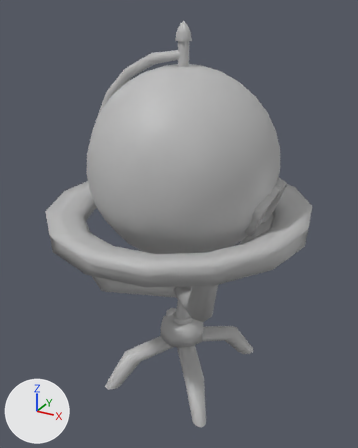
The FBX model GruppK_PROJ/Assets/3D Models/Globe_Closed.fbx, before and after one commit.
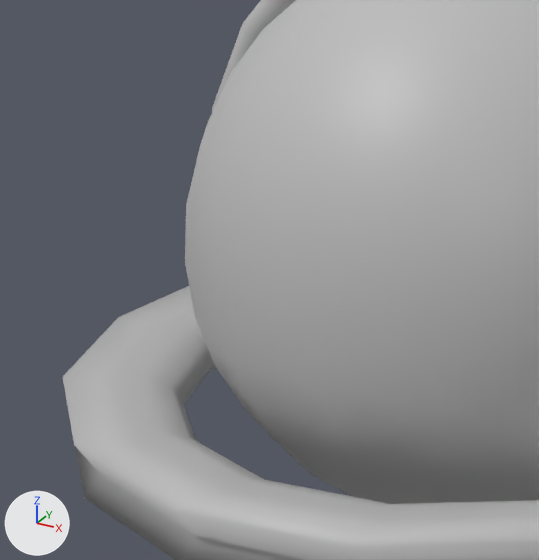
The first picture shows the older version from a 50 mm lens placed at (0.133, -0.247, 0.232), pointed at (-0.002, -0.002, 0.11). The close-ups show both versions on the part from 7% to 57% of the width and 19% to 61% of the height of that picture; other places that the commit changed are outside them. Lighting does not change. The marker at lower left points along +X, +Y and +Z. Where no turn or scale is listed for an object, it has been applied to the vertices.

Script lines for the objects in view, before the commit:
```python
me_mesh = bpy.data.meshes.new('Mesh')
me_mesh.from_pydata(...)  # 220 vertices, 200 faces; spans x -0.0644..0.0, y -0.0031..0.0031, z -0.0644..0.0637
me_mesh.materials.append(mat_lambert1)  # grey #bcbcbc
me_mesh_003 = bpy.data.meshes.new('Mesh.003')
me_mesh_003.from_pydata(...)  # 250 vertices, 248 faces; spans x -0.0561..0.0561, y -0.0561..0.0561, z -0.055..0.055
me_mesh_003.materials.append(mat_lambert1)  # grey #bcbcbc
me_mesh_004 = bpy.data.meshes.new('Mesh.004')
me_mesh_004.from_pydata(...)  # 150 vertices, 150 faces; spans x -0.076..0.078, y -0.083..0.083, z -0.006..0.007
me_mesh_004.materials.append(mat_lambert1)  # grey #bcbcbc
ob_globe = bpy.data.objects.new('Globe', me_mesh_003)
ob_globe.location = (0.0, 0.0001, 0.1476)
ob_half_circle = bpy.data.objects.new('half_circle', me_mesh)
ob_half_circle.location = (0.0, 0.0, 0.1475)
ob_ring = bpy.data.objects.new('ring', me_mesh_004)
ob_ring.location = (-0.0015, 0.0, 0.1158)
```
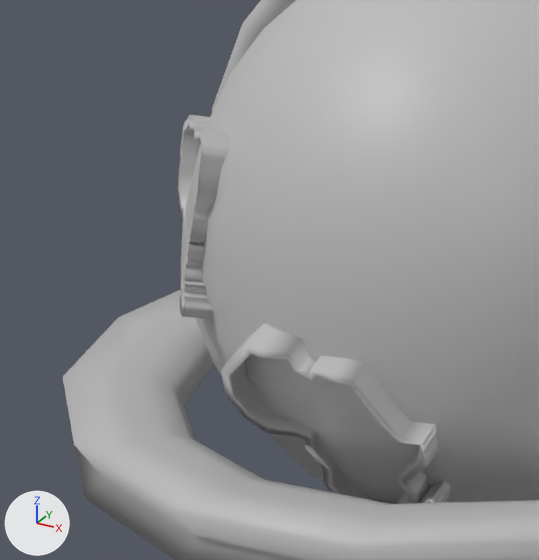
Where the newer file only moved an object's origin or applied its transform, the numbers keep the older frame.

The change, as JSON lines over the scene's bpy script:
```json
{"op": "add", "block": "mat_south_america_border_initialshadinggroup1", "code": ["mat_south_america_border_initialshadinggroup1 = principled_material('south_america_border:initialShadingGroup1')", "mat_south_america_border_initialshadinggroup1.base_color = (0.5, 0.5, 0.5)  # grey #bcbcbc"]}
{"op": "add", "block": "me_mesh_007_1", "code": ["me_mesh_007_1 = bpy.data.meshes.new('Mesh.007')", "me_mesh_007_1.from_pydata(...)  # 192 vertices, 192 faces; spans x -0.0208..0.0198, y -0.0201..0.0048, z -0.0028..0.0406", "me_mesh_007_1.materials.append(mat_lambert1)  # grey #bcbcbc"]}
{"op": "add", "block": "me_mesh_008_1", "code": ["me_mesh_008_1 = bpy.data.meshes.new('Mesh.008')", "me_mesh_008_1.from_pydata(...)  # 240 vertices, 240 faces; spans x -0.0203..0.0047, y -0.0019..0.0255, z -0.0042..0.0309", "me_mesh_008_1.materials.append(mat_south_america_border_initialshadinggroup1)  # grey #bcbcbc"]}
{"op": "add", "block": "ob_africa_border1", "code": ["ob_africa_border1 = bpy.data.objects.new('africa_border1', me_mesh_007_1)", "ob_africa_border1.location = (0.0, -0.039, 0.1054)"]}
{"op": "add", "block": "ob_south_america_border1", "code": ["ob_south_america_border1 = bpy.data.objects.new('south_america_border1', me_mesh_008_1)", "ob_south_america_border1.location = (-0.0281, -0.0485, 0.1435)"]}
```

Changed parts and their boxes (x1, y1, x2, y2) in the close-ups (539 x 560 px):
```json
{"object": "africa_border1", "change": "added", "after": [221, 323, 452, 504]}
{"object": "south_america_border1", "change": "added", "after": [177, 115, 230, 319]}
```
